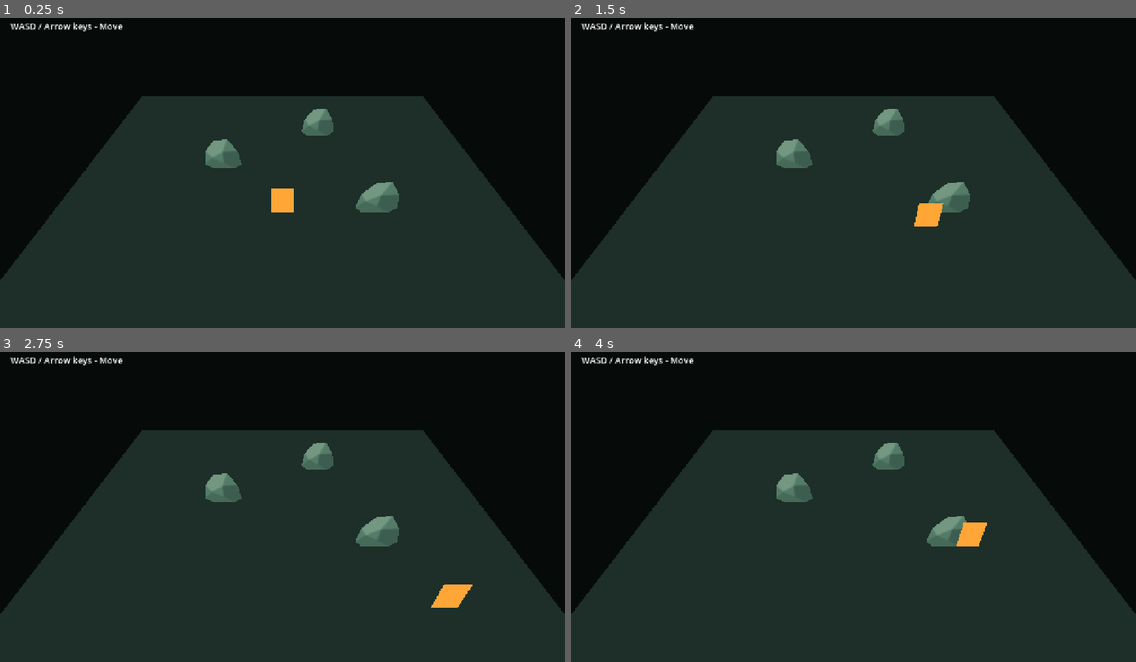
Above: before the commit, frames 1-4 (two rows, left to right).
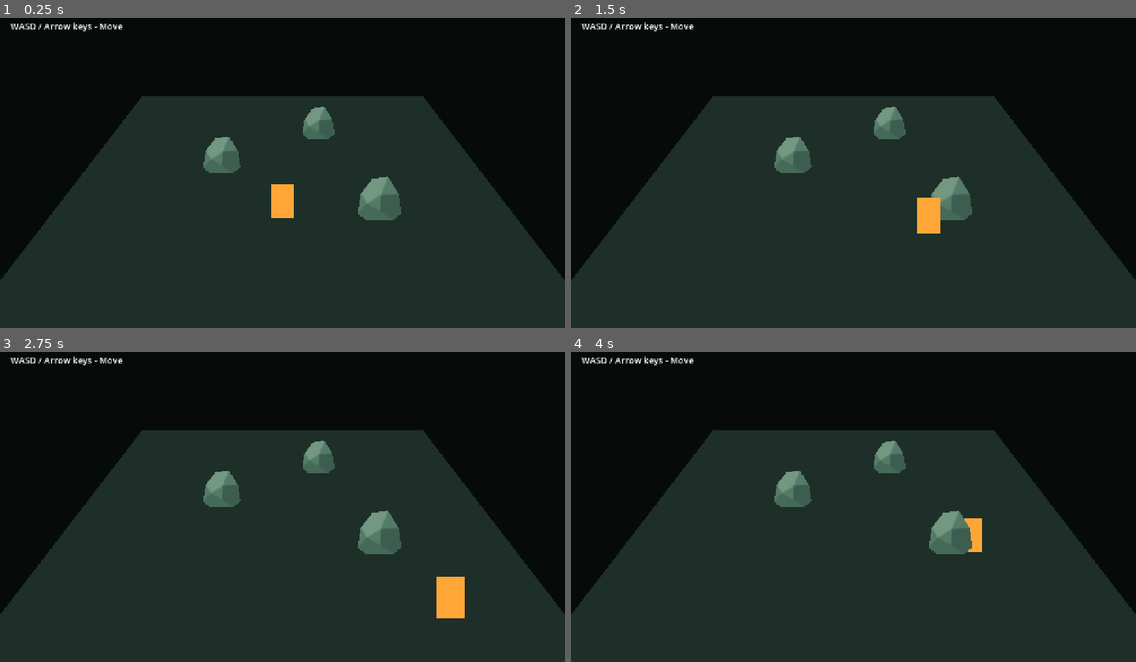
Above: after the commit, the same moments.

Repository: martindzejky/ld60
Game: Godot game, scene res://scenes/main.tscn
The game is run twice, just before and just after one commit, with the same random seed, the same clock (stepped at 60 frames per second) and the same inputs. Before the commit the project starts from res://main.tscn.
Inputs:
- Up to frame 1 (0.25 s): no input
- Up to frame 2 (1.5 s): tap Enter at 0.5 s; hold D (move_right) 0.53-1.28 s; hold S (move_down) from 1.28 s (still down)
- Up to frame 3 (2.75 s): release S (move_down) at 2.03 s; hold D (move_right) from 2.03 s (still down)
- Up to frame 4 (4 s): release D (move_right) at 2.78 s; hold W (move_up) 2.78-3.53 s; hold A (move_left) from 3.53 s (still down)

The runs differ from the first frame. In frame 1, 0.7% of the frame differs, in the area x 36-71%, y 28-66%; in frame 2, 0.7%; in frame 3, 0.9%, in the area x 36-84%, y 28-86%; in frame 4, 0.8%.

Commit message:
Project folders and full billboards

Diff:
--- /dev/null
+++ b/objects/player.tscn
@@ -0,0 +1,29 @@
+[gd_scene format=3 uid="uid://w6mjmcbcb6d"]
+
+[ext_resource type="Script" uid="uid://cwsar4g8vkhkt" path="res://scripts/player.gd" id="1"]
+
+[sub_resource type="CapsuleShape3D" id="shape"]
+radius = 0.3
+height = 1.2
+
+[sub_resource type="Gradient" id="color"]
+colors = PackedColorArray(1, 0.65, 0.22, 1, 1, 0.65, 0.22, 1)
+
+[sub_resource type="GradientTexture2D" id="texture"]
+gradient = SubResource("color")
+height = 96
+
+[node name="player" type="CharacterBody3D" unique_id=1376385991]
+motion_mode = 1
+script = ExtResource("1")
+
+[node name="shape" type="CollisionShape3D" parent="." unique_id=2138894733]
+transform = Transform3D(1, 0, 0, 0, 1, 0, 0, 0, 1, 0, 0.6, 0)
+shape = SubResource("shape")
+
+[node name="sprite" type="Sprite3D" parent="." unique_id=1425917564]
+transform = Transform3D(1, 0, 0, 0, 1, 0, 0, 0, 1, 0, 0.72, 0)
+pixel_size = 0.015
+billboard = 1
+alpha_cut = 1
+texture = SubResource("texture")
--- /dev/null
+++ b/objects/rock.tscn
@@ -0,0 +1,20 @@
+[gd_scene format=3 uid="uid://cy7uujhk8pe7"]
+
+[ext_resource type="Texture2D" uid="uid://ti7aemh80hn7" path="res://sprites/rock.svg" id="1"]
+
+[sub_resource type="CylinderShape3D" id="shape"]
+height = 1.0
+radius = 0.65
+
+[node name="rock" type="StaticBody3D" unique_id=1412215497]
+
+[node name="shape" type="CollisionShape3D" parent="." unique_id=1198032442]
+transform = Transform3D(1, 0, 0, 0, 1, 0, 0, 0, 1, 0, 0.5, 0)
+shape = SubResource("shape")
+
+[node name="sprite" type="Sprite3D" parent="." unique_id=1158499520]
+transform = Transform3D(1, 0, 0, 0, 1, 0, 0, 0, 1, 0, 1, 0)
+pixel_size = 0.015625
+billboard = 1
+alpha_cut = 1
+texture = ExtResource("1")
--- a/player/player.tscn
+++ /dev/null
@@ -1,31 +0,0 @@
-[gd_scene format=3]
-
-[ext_resource type="Script" path="res://player/player.gd" id="1"]
-
-[sub_resource type="CapsuleShape3D" id="shape"]
-radius = 0.3
-height = 1.2
-
-[sub_resource type="Gradient" id="color"]
-colors = PackedColorArray(1, 0.65, 0.22, 1, 1, 0.65, 0.22, 1)
-
-[sub_resource type="GradientTexture2D" id="texture"]
-gradient = SubResource("color")
-width = 64
-height = 96
-
-[node name="player" type="CharacterBody3D"]
-motion_mode = 1
-script = ExtResource("1")
-speed = 4.0
-
-[node name="shape" type="CollisionShape3D" parent="."]
-position = Vector3(0, 0.6, 0)
-shape = SubResource("shape")
-
-[node name="sprite" type="Sprite3D" parent="."]
-position = Vector3(0, 0.72, 0)
-alpha_cut = 1
-pixel_size = 0.015
-billboard = 2
-texture = SubResource("texture")
--- a/project.godot
+++ b/project.godot
@@ -13,7 +13,7 @@
 config/name="Ludum Dare #60"
 config/description="Ludum Dare #60"
 config/version="0.0"
-run/main_scene="res://main.tscn"
+run/main_scene="res://scenes/main.tscn"
 config/features=PackedStringArray("4.7", "GL Compatibility")
 
 [display]
--- a/main.tscn
+++ b/scenes/main.tscn
@@ -1,7 +1,7 @@
 [gd_scene format=3 uid="uid://c54kdht4json4"]
 
-[ext_resource type="PackedScene" path="res://player/player.tscn" id="1"]
-[ext_resource type="PackedScene" path="res://world/rock.tscn" id="2"]
+[ext_resource type="PackedScene" path="res://objects/player.tscn" id="1"]
+[ext_resource type="PackedScene" path="res://objects/rock.tscn" id="2"]
 
 [sub_resource type="Environment" id="environment"]
 background_mode = 1
--- a/world/rock.tscn
+++ /dev/null
@@ -1,20 +0,0 @@
-[gd_scene format=3]
-
-[ext_resource type="Texture2D" path="res://world/textures/rock.svg" id="1"]
-
-[sub_resource type="CylinderShape3D" id="shape"]
-height = 1.0
-radius = 0.65
-
-[node name="rock" type="StaticBody3D"]
-
-[node name="shape" type="CollisionShape3D" parent="."]
-position = Vector3(0, 0.5, 0)
-shape = SubResource("shape")
-
-[node name="sprite" type="Sprite3D" parent="."]
-position = Vector3(0, 1, 0)
-alpha_cut = 1
-pixel_size = 0.015625
-billboard = 2
-texture = ExtResource("1")
Renamed: player/player.gd -> scripts/player.gd
Renamed: player/player.gd.uid -> scripts/player.gd.uid
Renamed: world/textures/rock.svg -> sprites/rock.svg
Not shown, changed: sprites/rock.svg.import
